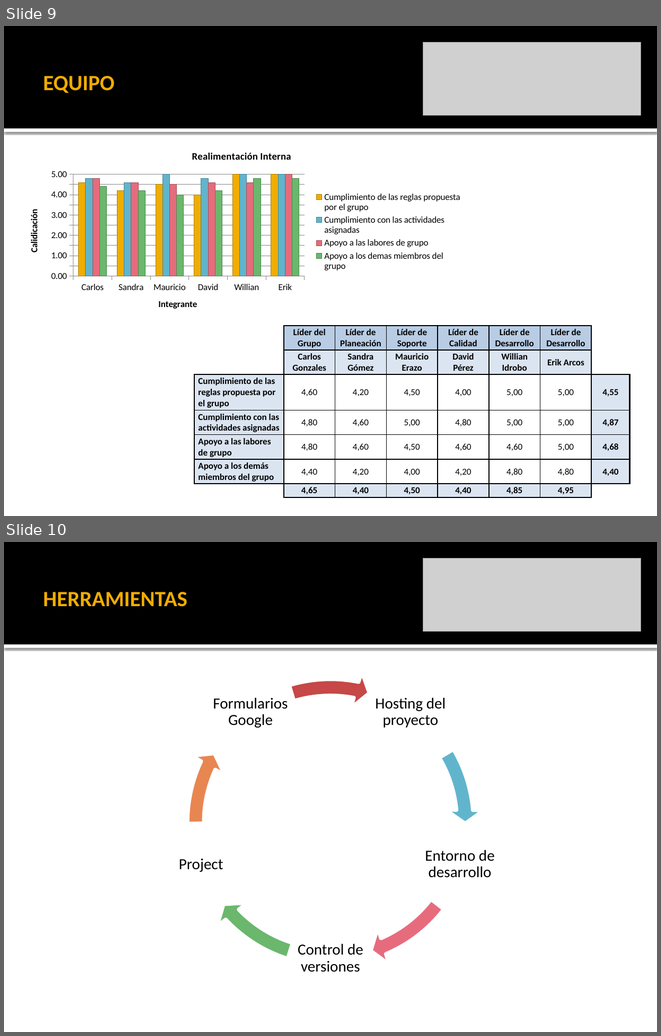
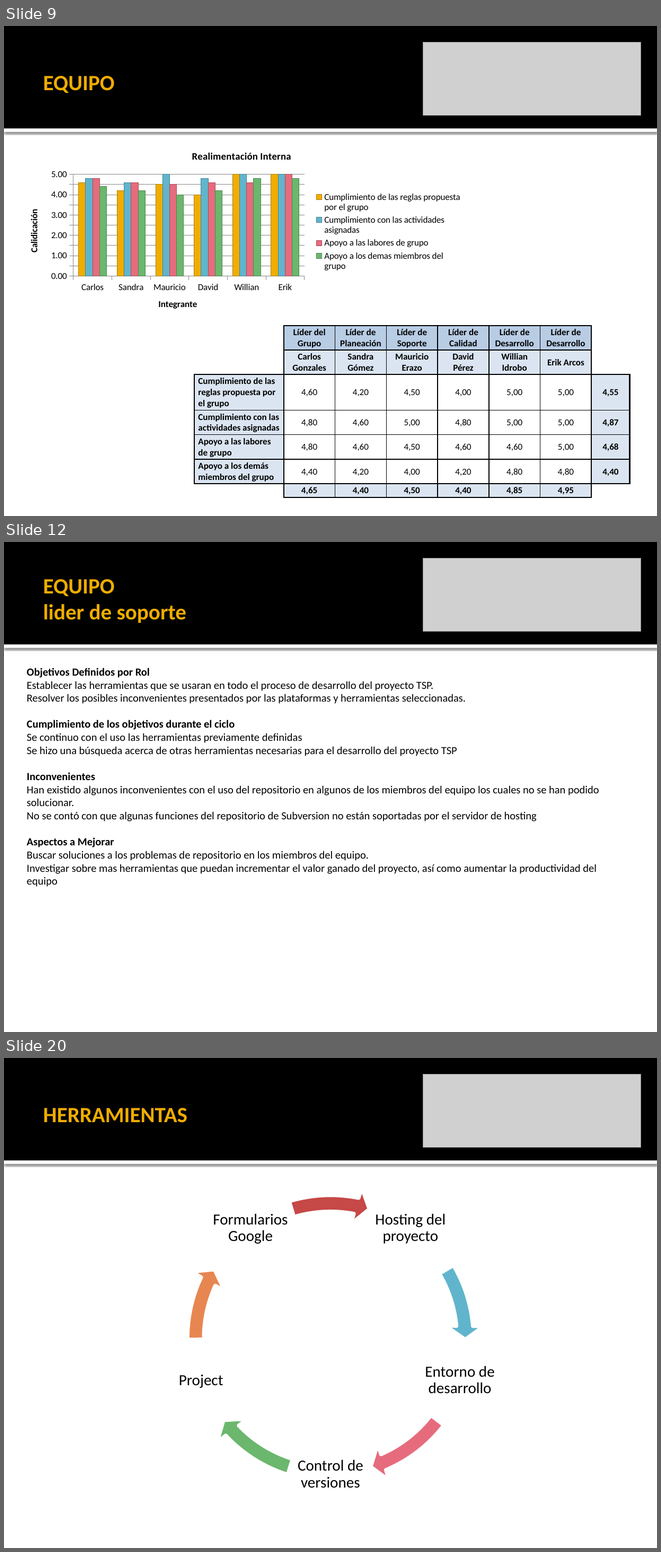
Before and after one commit to leseroth/ingenium-managment, a slide deck: CSOF5101 Ingeniera de Software/TSP/0323PostMortemTSPCiclo2.pptx. Shown one above the other, each under a label of ours: slides 9 and 10 before the commit, slides 9, 12 and 20 after it; the slides between them are not shown. The pictures are 661x1036 and 661x1552 pixels, drawn with LibreOffice and Linux fonts; fonts in the diff are those of the drawing; grey boxes stand for pictures. Boxes give left, top, right and bottom in pixels: in the first picture for what was removed or moved away, otherwise in the second. Text is boxed around its words. In the diff, an @@ line names an element or a change of style, - is before the commit and + after.

```diff
--- a/CSOF5101 Ingeniera de Software/TSP/0323PostMortemTSPCiclo2.pptx
+++ b/CSOF5101 Ingeniera de Software/TSP/0323PostMortemTSPCiclo2.pptx
@@ slide 12 added at (4, 542, 657, 1032), background #FFFFFF; not listed: 2 template elements that a slide beside it also shows @@
@@ picture added at (423, 558, 641, 632) @@
@@ title added at (43, 579, 186, 623), 24 pt, text #F0AD00, bold @@
+EQUIPO
+lider de soporte
@@ text added at (27, 668, 599, 886), 12 pt, text #000000 @@
+Objetivos Definidos por Rol
+Establecer las herramientas que se usaran en todo el proceso de desarrollo del proyecto TSP.
+Resolver los posibles inconvenientes presentados por las plataformas y herramientas seleccionadas.
+Cumplimiento de los objetivos durante el ciclo
+Se continuo con el uso las herramientas previamente definidas
+Se hizo una búsqueda acerca de otras herramientas necesarias para el desarrollo del proyecto TSP
+Inconvenientes
+Han existido algunos inconvenientes con el uso del repositorio en algunos de los miembros del equipo los cuales no se han podido solucionar.
+No se contó con que algunas funciones del repositorio de Subversion no están soportadas por el servidor de hosting
+Aspectos a Mejorar
+Buscar soluciones a los problemas de repositorio en los miembros del equipo.
+Investigar sobre mas herramientas que puedan incrementar el valor ganado del proyecto, así como aumentar la productividad del equipo
@@ what was slide 10 is now slide 20 @@
```
Also in this commit, not shown: 2 slides changed, 9 other slides added.
